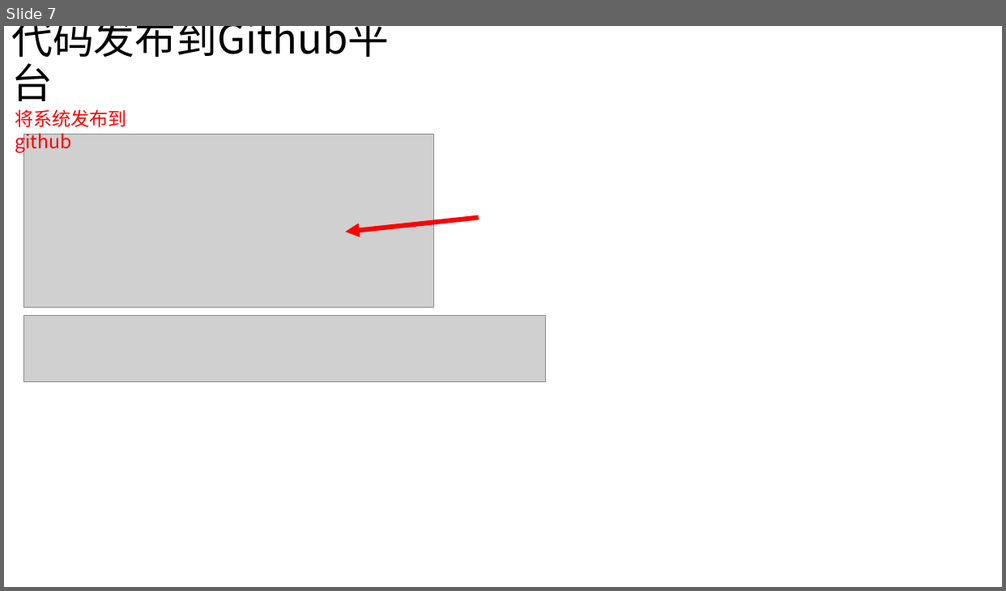
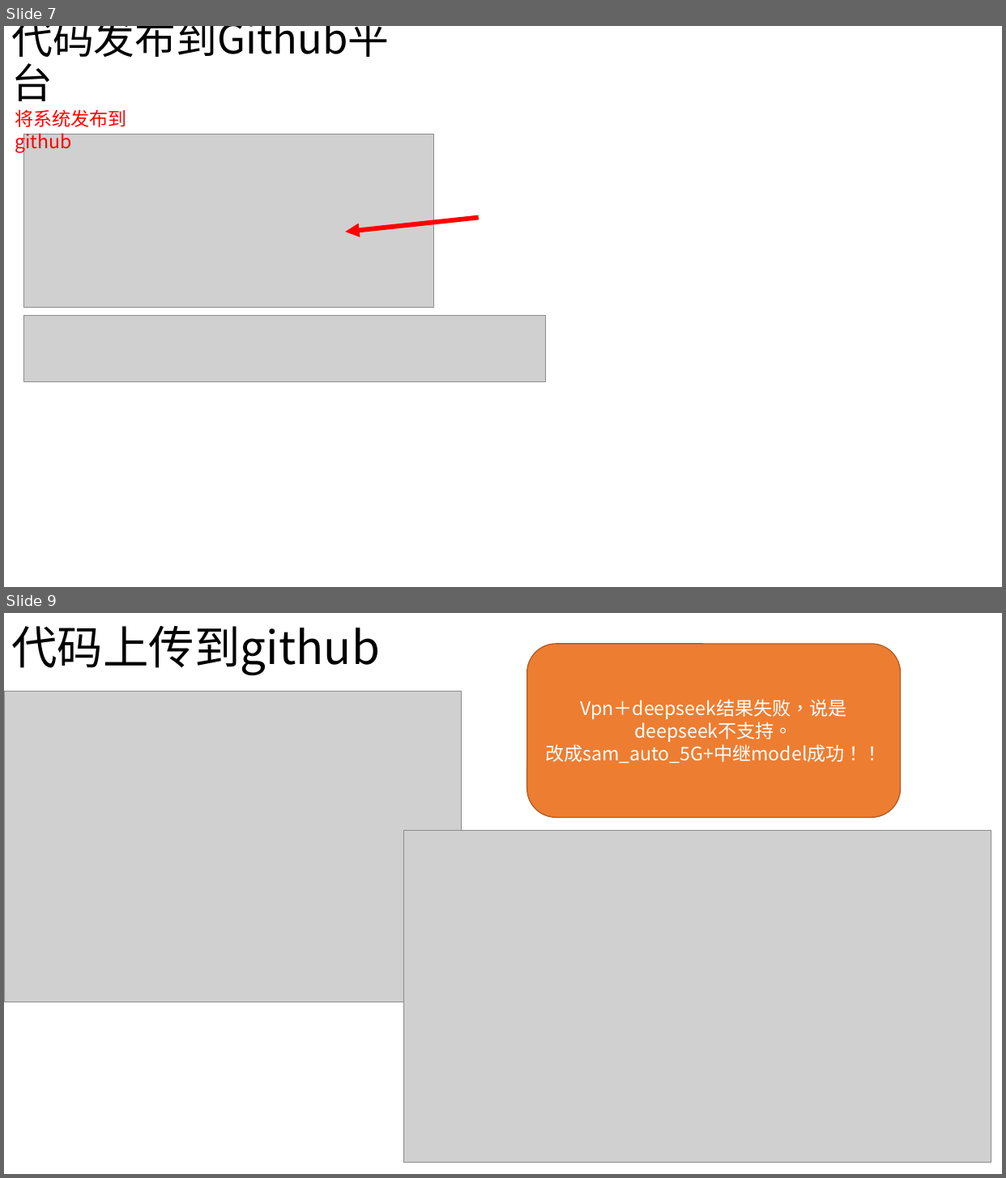
Before and after one commit to a0956610123/mytolist, a slide deck: doc/操作手册.pptx. Shown one above the other, each under a label of ours: slide 7 before the commit, slides 7 and 9 after it; the slides between them are not shown. The pictures are 1006x591 and 1006x1178 pixels, drawn with LibreOffice and Linux fonts; fonts in the diff are those of the drawing; grey boxes stand for pictures. Boxes give left, top, right and bottom in pixels: in the first picture for what was removed or moved away, otherwise in the second. Text is boxed around its words. In the diff, an @@ line names an element or a change of style, - is before the commit and + after.

```diff
--- a/doc/操作手册.pptx
+++ b/doc/操作手册.pptx
@@ slide 9 added at (4,613,1002,1174), background #FFFFFF @@
@@ title added at (11,626,380,675), 44 pt, text #000000 @@
+代码上传到github
@@ rounded rectangle added at (527,644,901,817), fill #ED7D31, outline #AF5C24 1 pt, 18 pt, text #FFFFFF @@
+Vpn＋deepseek结果失败，说是deepseek不支持。
+改成sam_auto_5G+中继model成功！！
@@ picture added at (4,692,462,1003) @@
@@ picture added at (404,831,991,1162) @@
```
Also in this commit, not shown: 1 slide changed, 3 other slides added, 4 slides removed, 1 other file.
